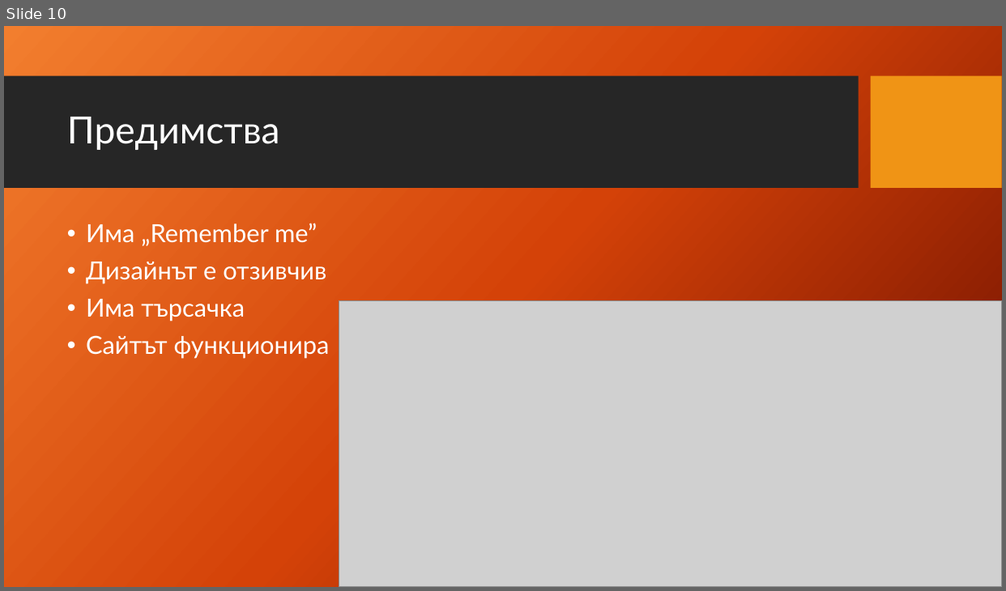
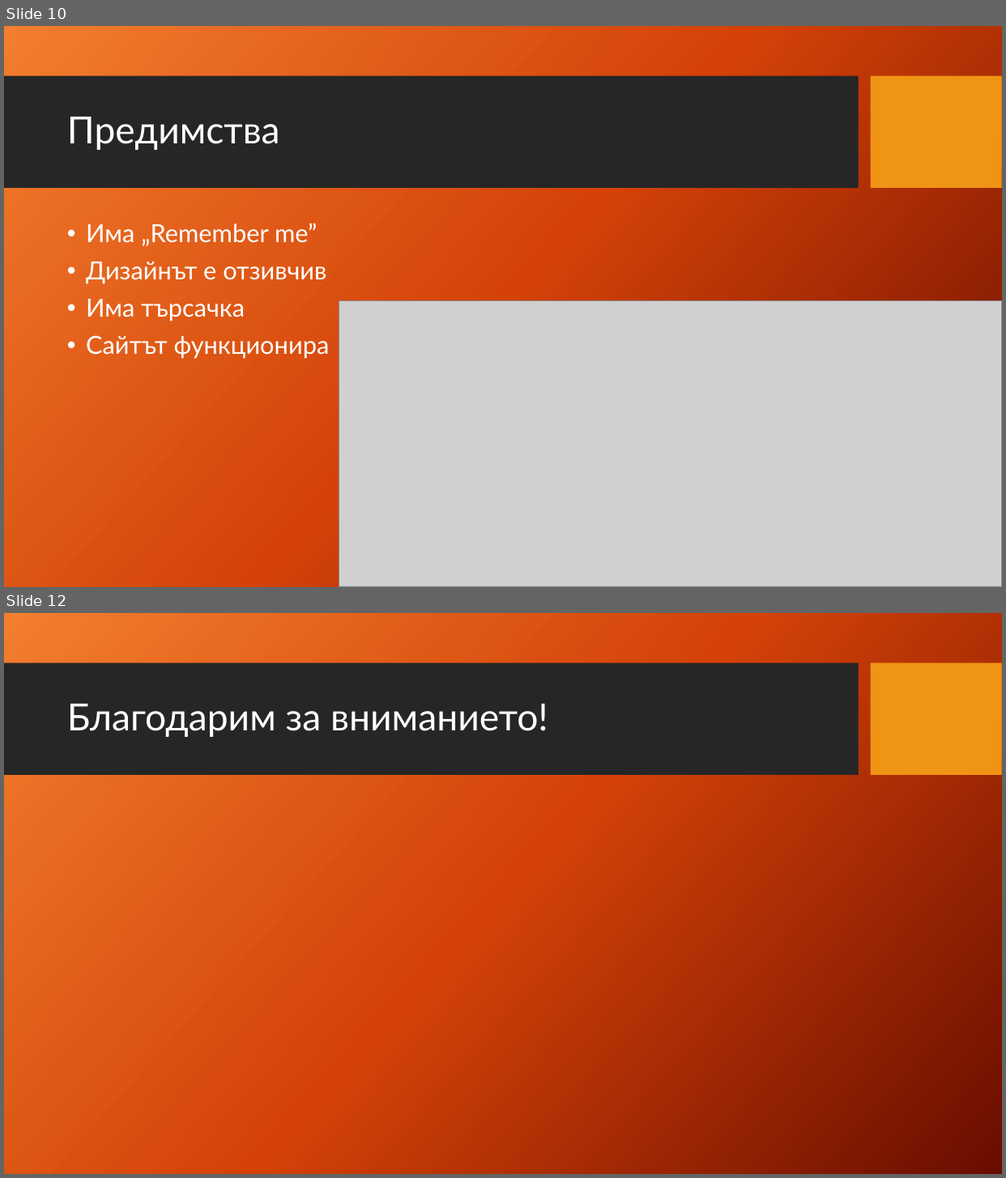
Before and after one commit to VPavlov16/xiaomi, a slide deck: Уеб сайт за дистрибуция на Xiaomi.pptx. Shown one above the other, each under a label of ours: slide 10 before the commit, slides 10 and 12 after it; the slides between them are not shown. The pictures are 1006x591 and 1006x1178 pixels, drawn with LibreOffice and Linux fonts; fonts in the diff are those of the drawing; grey boxes stand for pictures; background and template pictures are left out. Boxes give left, top, right and bottom in pixels: in the first picture for what was removed or moved away, otherwise in the second. Text is boxed around its words. In the diff, an @@ line names an element or a change of style, - is before the commit and + after.

```diff
--- a/Уеб сайт за дистрибуция на Xiaomi.pptx
+++ b/Уеб сайт за дистрибуция на Xiaomi.pptx
@@ slide 12 added at bbox=[4, 613, 1002, 1174], background picture (left out); not listed: 2 template elements that a slide beside it also shows @@
@@ title added at bbox=[67, 704, 548, 737], 36 pt, text #FFFFFF @@
+Благодарим за вниманието!
```
Also in this commit, not shown: 2 slides changed.
